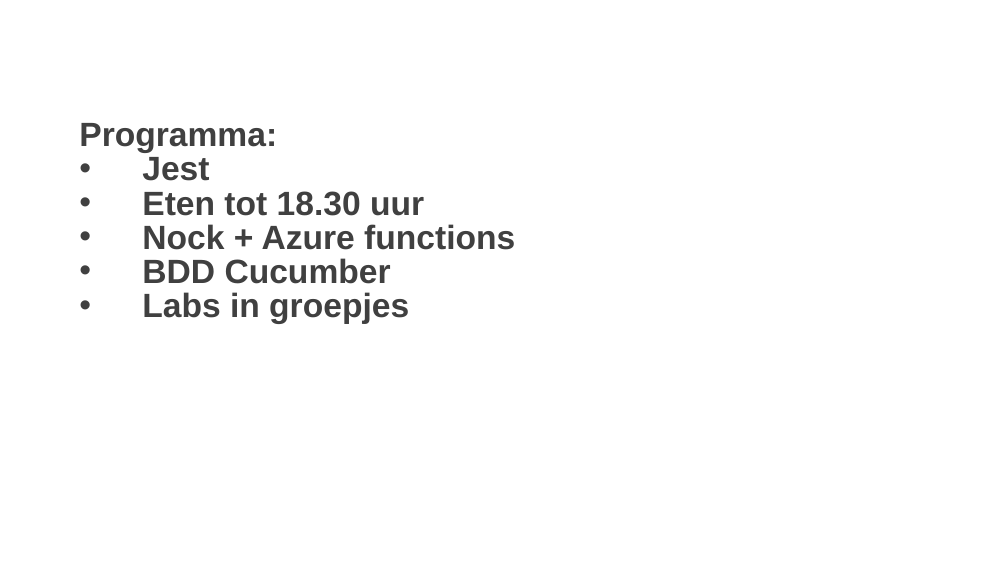
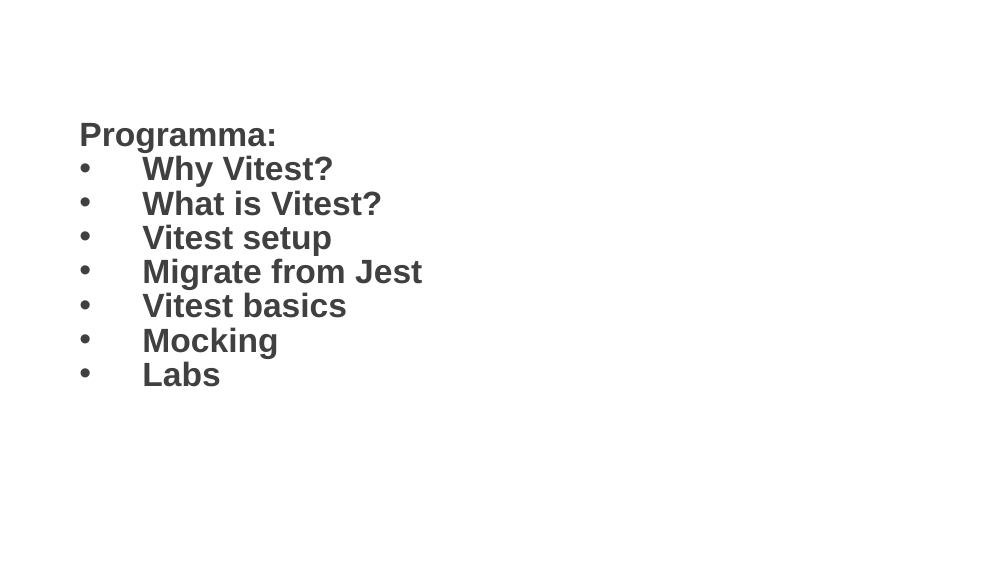
Before and after one commit to AMISConclusion/sig-typescript-unit-testing, a slide deck: slide 1 of typescript_unit_testing_with_vitest.pptx. Drawn at 1008x567 pixels with LibreOffice and Linux fonts; fonts in the diff are those of the drawing; background and template pictures are left out. Boxes give left, top, right and bottom in pixels: in the first picture for what was removed or moved away, otherwise in the second. Text is boxed around its words. In the diff, an @@ line names an element or a change of style, - is before the commit and + after.

```diff
--- a/typescript_unit_testing_with_vitest.pptx
+++ b/typescript_unit_testing_with_vitest.pptx
@@ text at box(142, 155, 422, 387): text changed @@
-• Jest
-• Eten tot 18.30 uur
-• Nock + Azure functions
-• BDD Cucumber
-• Labs in groepjes
+• Why Vitest?
+• What is Vitest?
+• Vitest setup
+• Migrate from Jest
+• Vitest basics
+• Mocking
+• Labs
```
Also in this commit, not shown: 1 other slide changed, 5 slides added, 4 slides removed.
